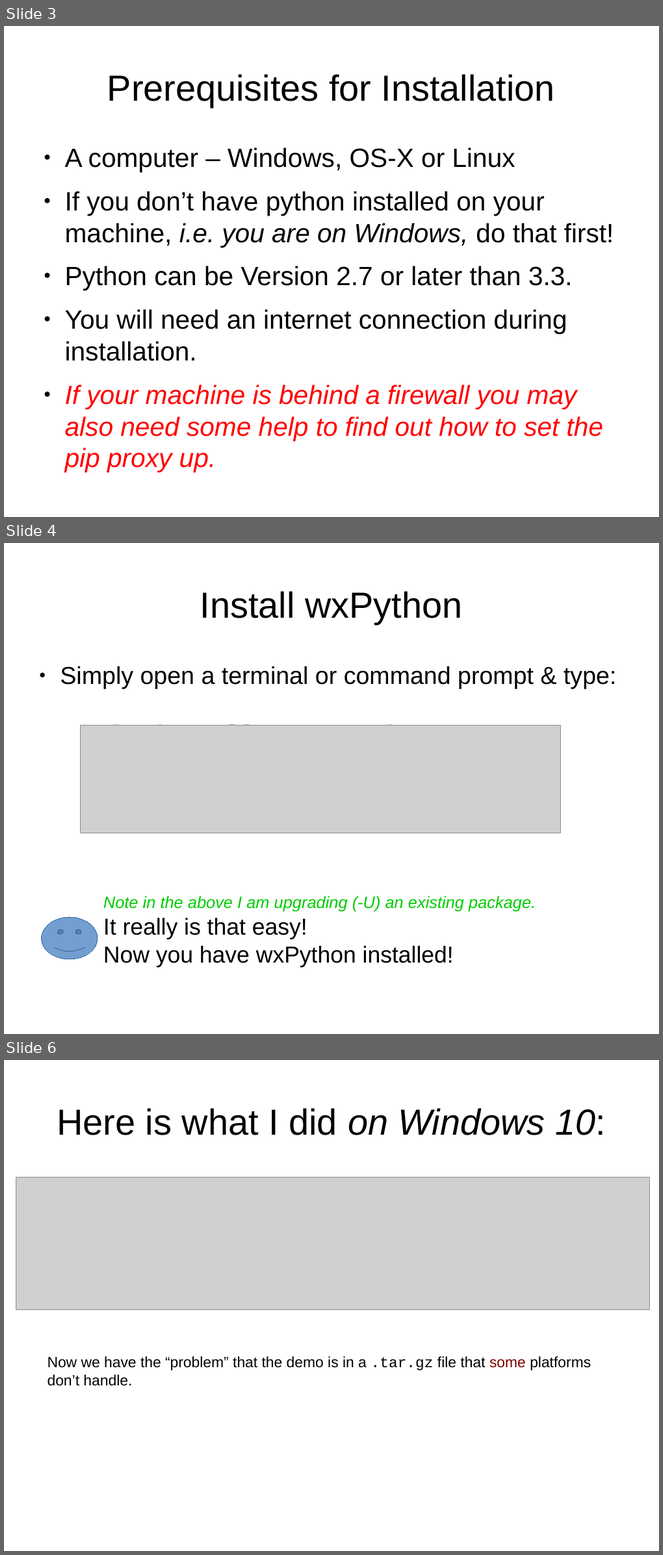
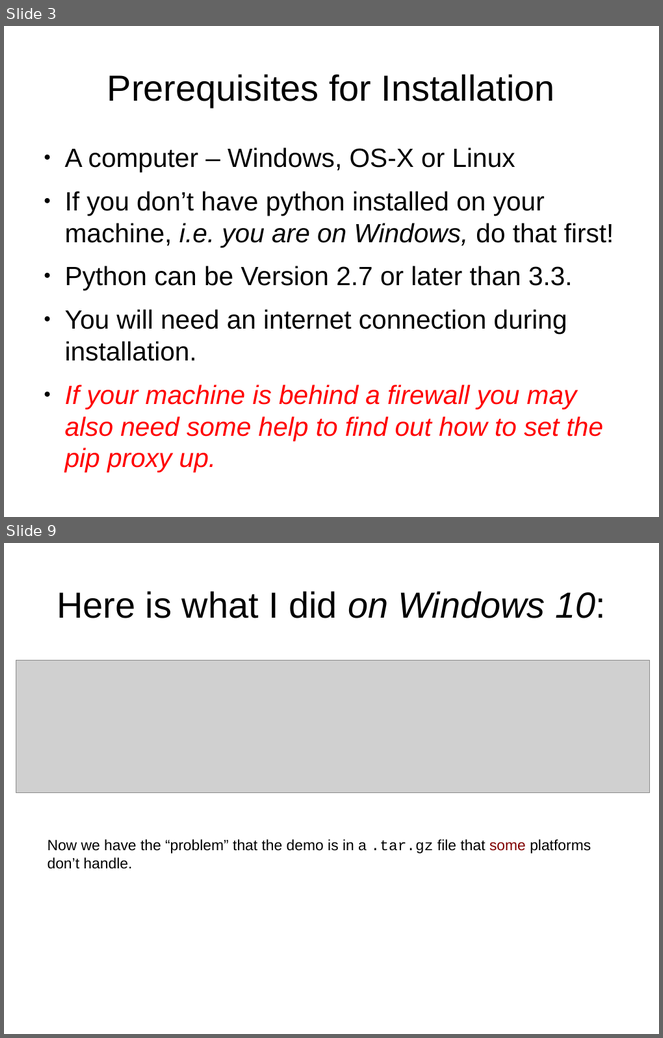
Before and after one commit to GadgetSteve/wxPython-Intro, a slide deck: 01-IntroInstall.odp. Shown one above the other, each under a label of ours: slides 3, 4 and 6 before the commit, slides 3 and 9 after it; the slides between them are not shown. The pictures are 663x1555 and 663x1038 pixels, drawn with LibreOffice and Linux fonts; fonts in the diff are those of the drawing; grey boxes stand for pictures. Boxes give left, top, right and bottom in pixels: in the first picture for what was removed or moved away, otherwise in the second. Text is boxed around its words. In the diff, an @@ line names an element or a change of style, - is before the commit and + after.

```diff
--- a/01-IntroInstall.odp
+++ b/01-IntroInstall.odp
@@ slide 4 removed at (x1=4, y1=543, x2=659, y2=1034), background #FFFFFF @@
@@ title removed at (x1=200, y1=591, x2=462, y2=624) @@
-Install wxPython
@@ text removed at (x1=60, y1=666, x2=616, y2=751) @@
-● Simply open a terminal or command prompt & type:
-  pip install -U wxpython
@@ picture removed at (x1=81, y1=726, x2=561, y2=833) @@
@@ text removed at (x1=103, y1=896, x2=536, y2=967) @@
-Note in the above I am upgrading (-U) an existing package.
-It really is that easy!
-Now you have wxPython installed!
@@ smiley face removed at (x1=42, y1=917, x2=98, y2=960) @@
@@ what was slide 6 is now slide 9 @@
```
Also in this commit, not shown: 2 slides changed, 4 slides added, 1 other file.
